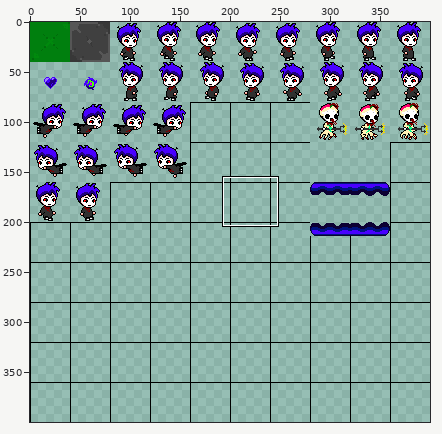
Two versions of one sprite sheet, AgainstTheWorld/res/SpriteSheet/spriteSheet.png. The first picture is a wide view before the edit; the outline marks the close-up.
Close-up. Before the commit:
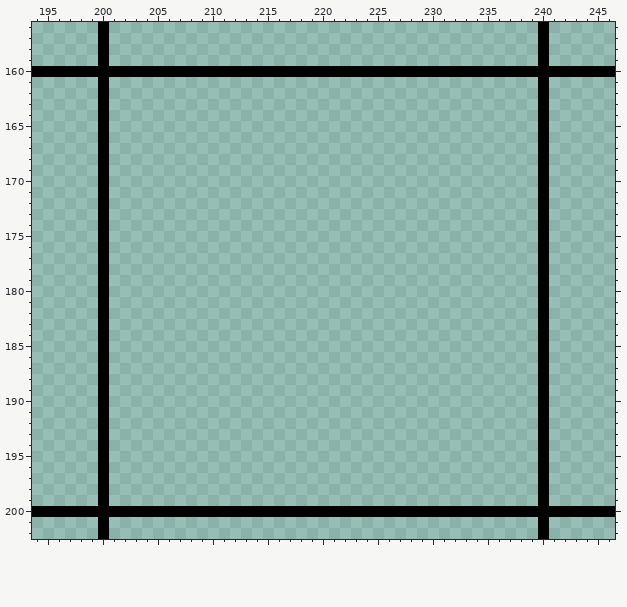
The file is 400x400 pixels. Colours within 5 levels of each other are drawn and written as one. Shown: x 194..246, y 156..202.
After the commit:
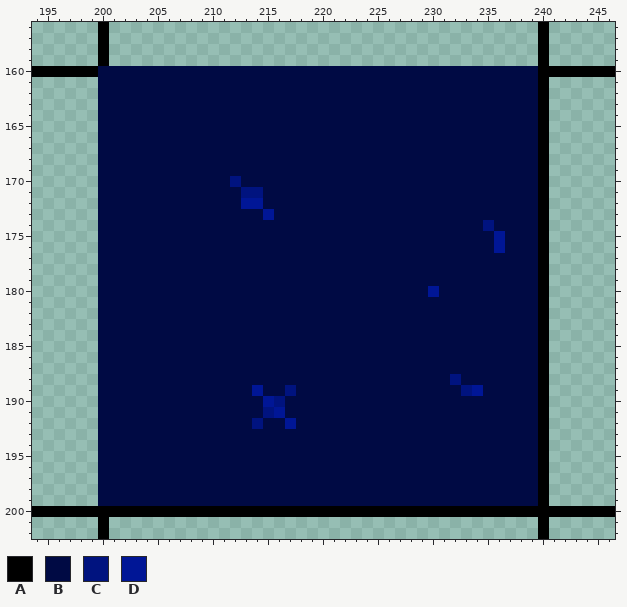
Palette (. is transparent): A #000000  B #000a44  C #00137f  D #001696
The edit:
Changed rows in their new state; - is an unchanged pixel.
first column x 200:
160 BBBBBBBBBBBBBBBBBBBBBBBBBBBBBBBBBBBBBBBB
161 BBBBBBBBBBBBBBBBBBBBBBBBBBBBBBBBBBBBBBBB
162 BBBBBBBBBBBBBBBBBBBBBBBBBBBBBBBBBBBBBBBB
163 BBBBBBBBBBBBBBBBBBBBBBBBBBBBBBBBBBBBBBBB
164 BBBBBBBBBBBBBBBBBBBBBBBBBBBBBBBBBBBBBBBB
165 BBBBBBBBBBBBBBBBBBBBBBBBBBBBBBBBBBBBBBBB
166 BBBBBBBBBBBBBBBBBBBBBBBBBBBBBBBBBBBBBBBB
167 BBBBBBBBBBBBBBBBBBBBBBBBBBBBBBBBBBBBBBBB
168 BBBBBBBBBBBBBBBBBBBBBBBBBBBBBBBBBBBBBBBB
169 BBBBBBBBBBBBBBBBBBBBBBBBBBBBBBBBBBBBBBBB
170 BBBBBBBBBBBBCBBBBBBBBBBBBBBBBBBBBBBBBBBB
171 BBBBBBBBBBBBBCCBBBBBBBBBBBBBBBBBBBBBBBBB
172 BBBBBBBBBBBBBDDBBBBBBBBBBBBBBBBBBBBBBBBB
173 BBBBBBBBBBBBBBBDBBBBBBBBBBBBBBBBBBBBBBBB
174 BBBBBBBBBBBBBBBBBBBBBBBBBBBBBBBBBBBCBBBB
175 BBBBBBBBBBBBBBBBBBBBBBBBBBBBBBBBBBBBDBBB
176 BBBBBBBBBBBBBBBBBBBBBBBBBBBBBBBBBBBBDBBB
177 BBBBBBBBBBBBBBBBBBBBBBBBBBBBBBBBBBBBBBBB
178 BBBBBBBBBBBBBBBBBBBBBBBBBBBBBBBBBBBBBBBB
179 BBBBBBBBBBBBBBBBBBBBBBBBBBBBBBBBBBBBBBBB
180 BBBBBBBBBBBBBBBBBBBBBBBBBBBBBBDBBBBBBBBB
181 BBBBBBBBBBBBBBBBBBBBBBBBBBBBBBBBBBBBBBBB
182 BBBBBBBBBBBBBBBBBBBBBBBBBBBBBBBBBBBBBBBB
183 BBBBBBBBBBBBBBBBBBBBBBBBBBBBBBBBBBBBBBBB
184 BBBBBBBBBBBBBBBBBBBBBBBBBBBBBBBBBBBBBBBB
185 BBBBBBBBBBBBBBBBBBBBBBBBBBBBBBBBBBBBBBBB
186 BBBBBBBBBBBBBBBBBBBBBBBBBBBBBBBBBBBBBBBB
187 BBBBBBBBBBBBBBBBBBBBBBBBBBBBBBBBBBBBBBBB
188 BBBBBBBBBBBBBBBBBBBBBBBBBBBBBBBBCBBBBBBB
189 BBBBBBBBBBBBBBDBBCBBBBBBBBBBBBBBBCDBBBBB
190 BBBBBBBBBBBBBBBDCBBBBBBBBBBBBBBBBBBBBBBB
191 BBBBBBBBBBBBBBBCDBBBBBBBBBBBBBBBBBBBBBBB
192 BBBBBBBBBBBBBBCBBDBBBBBBBBBBBBBBBBBBBBBB
193 BBBBBBBBBBBBBBBBBBBBBBBBBBBBBBBBBBBBBBBB
194 BBBBBBBBBBBBBBBBBBBBBBBBBBBBBBBBBBBBBBBB
195 BBBBBBBBBBBBBBBBBBBBBBBBBBBBBBBBBBBBBBBB
196 BBBBBBBBBBBBBBBBBBBBBBBBBBBBBBBBBBBBBBBB
197 BBBBBBBBBBBBBBBBBBBBBBBBBBBBBBBBBBBBBBBB
198 BBBBBBBBBBBBBBBBBBBBBBBBBBBBBBBBBBBBBBBB
199 BBBBBBBBBBBBBBBBBBBBBBBBBBBBBBBBBBBBBBBB
Where, in picture pixels (left, top, right, bottom), the same in both close-ups:
changed: (98, 66, 538, 506)
